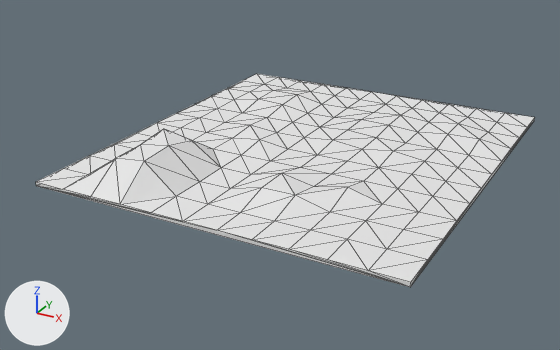
Renders of the Blender file Assets/Models/terrain.blend from each side of a commit.
Camera for both pictures: a 50 mm lens placed at (13.1, -26.4, 11.7), pointed at (-0.7, -1.3, -0.9). Arrows for +X, +Y and +Z are at lower left; the lights stay in place. Mesh edges are drawn as thin lines.

Script lines for the objects in view, before the commit:
```python
me_cube = bpy.data.meshes.new('Cube')
me_cube.from_pydata(...)  # 148 vertices, 292 faces; spans x -1.0..1.0, y -1.0..1.0, z -1.0..14.8
me_cube.materials.append(mat_material)  # its picture is missing
ob_cube = bpy.data.objects.new('Cube', me_cube)
ob_cube.location = (0.0, 0.0, 0.0)
ob_cube.scale = (7.22, 8.0, 0.0835)
```
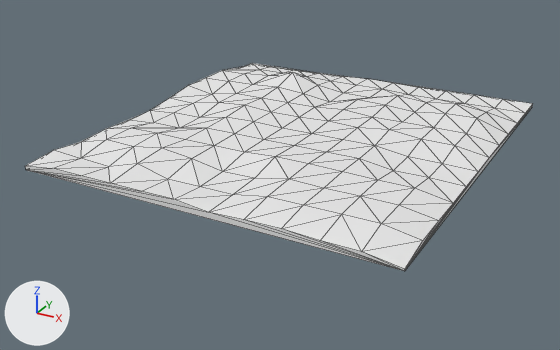
Changed parts and their boxes (x1, y1, x2, y2) in the pictures (560 x 350 px):
'Cube', reshaped, moved
    before: (36, 74, 534, 287)
    after: (25, 63, 533, 271)

Diff of the bpy script that builds the scene:
```diff
--- a/Assets/Models/terrain.blend.py
+++ b/Assets/Models/terrain.blend.py
@@ me_cube @@
 # used by ob_cube; location = (0.0, 0.0, 0.0); scale = (7.22, 8.0, 0.0835)
-me_cube.from_pydata(...)  # 148 vertices, 292 faces; spans x -1.0..1.0, y -1.0..1.0, z -1.0..14.8
+me_cube.from_pydata(...)  # 148 vertices, 292 faces; spans x -1.0..1.0, y -1.0..1.0, z -5.0..6.3
+# me_cube part 1: 89 of 148 vertices moved; they spanned x -1.0..1.0, y -1.0..1.0, z -1.0..14.8 and now span x -1.0..1.0, y -1.0..1.0, z -5.0..6.3; mean shift (0.0, 0.0, -3.4); largest move (-0.6, -0.8, 12.0) -> (-0.6, -0.8, -2.7)
 me_cube.materials.append(mat_material)
@@ ob_cube @@
 ob_cube = bpy.data.objects.new('Cube', me_cube)
-ob_cube.location = (0.0, 0.0, 0.0)
+ob_cube.location = (-0.12, -0.26, 0.97)
 ob_cube.scale = (7.22, 8.0, 0.0835)
```
